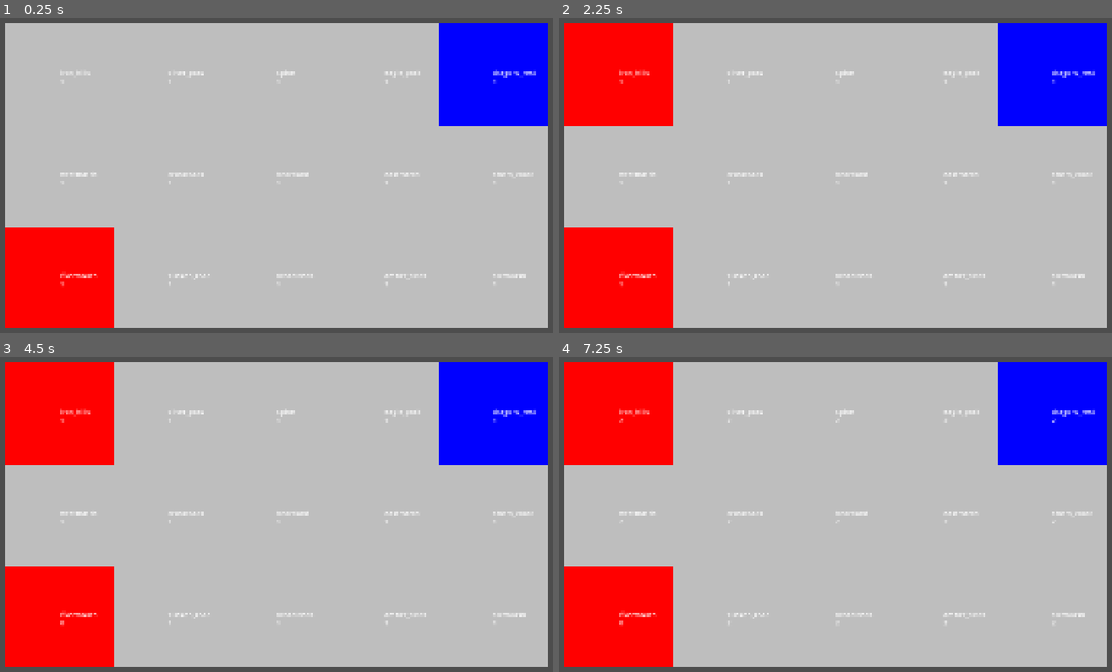
Above: before the commit, frames 1-4 (two rows, left to right).
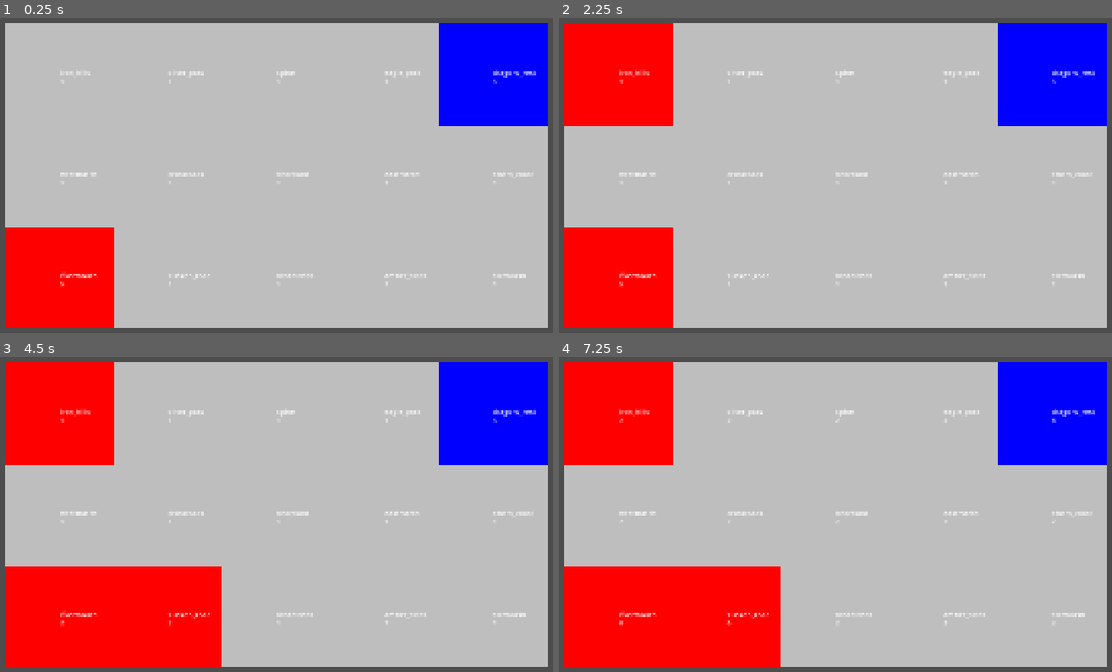
Above: after the commit, the same moments.

Repository: andrewydai/salient
Game: Godot game, scene res://scenes/main.tscn
Same seed, same stepped clock (60 frames per second), same inputs: the game is played once before the commit and once after it.
Inputs (mouse positions are in pixels of both pictures, inside the frame that each line leads up to):
- Up to frame 1 (0.25 s): no input
- Up to frame 2 (2.25 s): tap Enter at 0.5, 2 s; drag from (619, 74) to (835, 74) at 0.52 s; tap Space at 1.25 s; drag from (724, 74) to (946, 74) at 1.27 s; move the mouse to (835, 74) at 2.02 s; tap 1 at 2.1 s; click (835, 74) at 2.17 s
- Up to frame 3 (4.5 s): tap 4 at 2.3 s; tap Space at 2.75, 4.25 s; drag from (387, 413) to (165, 413) at 2.77 s; tap Enter at 3.5 s; drag from (492, 413) to (276, 413) at 3.52 s; drag from (60, 514) to (276, 413) at 4.27 s
- Up to frame 4 (7.25 s): move the mouse to (724, 514) at 5.02 s; tap 4 at 5.1 s; click (724, 514) at 5.17 s; drag from (835, 514) to (946, 413) at 5.77 s; drag from (946, 514) to (1051, 413) at 6.52 s

The runs differ from the first frame. In frame 1, less than 0.1% of the frame differs, in the area x 10-90%, y 20-86%; in frame 2, less than 0.1%; in frame 3, 6.2%, in the area x 10-90%, y 20-99%; in frame 4, 6.2%.

Commit message:
session 6

Diff:
--- a/autoloads/game_simulation.gd
+++ b/autoloads/game_simulation.gd
@@ -1,5 +1,6 @@
 extends Node
 
+# constants
 const PRODUCTION_TICK_INTERVAL: float = 5.0
 const PLAYER_ID_HUMAN: String = "player_1"
 const PLAYER_ID_AI: String = "player_2"
@@ -7,6 +8,8 @@
 const PLAYER_ID_NEUTRAL: String = "neutral"
 const ARMY_MOVE_SPEED: float = 0.5
 
+var _combat_resolver: CombatResolver
+
 # Cache: derived from map_data.territories for O(1) lookup. Rebuild if map_data changes.
 var territories : Dictionary = {} # territory_id -> TerritoryData
 
@@ -20,13 +23,13 @@
 # Production tick driver.
 var _production_timer: Timer
 
-func initialize(map_data: MapData) -> void:
+func initialize(map_data: MapData, combat_resolver: CombatResolver) -> void:
 	for territory in map_data.territories:
 		var init_owner: String = map_data.starting_positions.get(territory.id, PLAYER_ID_NEUTRAL)
 		territories[territory.id] = territory
 		territory_owner[territory.id] = init_owner
 		territory_garrison[territory.id] = {
-			TROOP_TYPE_INFANTRY: 1
+			TROOP_TYPE_INFANTRY: 5 if territory.id in map_data.starting_positions.keys() else 1
 		}
 		EventBus.territory_owner_changed.emit(territory.id, init_owner)
 		EventBus.garrison_changed.emit(territory.id, territory_garrison[territory.id])
@@ -40,12 +43,11 @@
 	_territory_graph = TerritoryGraph.new()
 	_territory_graph.build(map_data)
 
+	_combat_resolver = combat_resolver
+
 # --- Simulation logic (actively running processes) ---
 func _process(delta: float) -> void:
 	var arrived_armies: Array[Army] = []
-	# For each army (snapshot the keys — we may mutate armies during iteration):
-	#   - advance army.progress by some rate * delta
-	#   - if progress >= 1.0: _on_army_arrived_at_hop(army)
 	for army in armies.values():
 		army.progress += delta * ARMY_MOVE_SPEED
 		if army.progress >= 1.0:
@@ -53,15 +55,59 @@
 	for army in arrived_armies:
 		_on_army_arrived_at_hop(army)
 
+	# gather collisions
+	var edge_group_dict = {}
+	var collision_events = []
+	for army: Army in armies.values():
+		var edge_key = _edge_key(army.current_edge)
+		var edge_list : Array = edge_group_dict.get(edge_key, [])
+		var canon_pos = _canonical_position(army)
+		var is_reversed = canon_pos != army.progress
+
+		var collided_army = _find_collided_army(edge_list, canon_pos, is_reversed)
+		if collided_army != null:
+			collision_events.append({ 'army_1': army, 'army_2': collided_army })
+		edge_list.append({ 'army': army, 'pos': canon_pos, 'is_reversed': is_reversed })
+
+	# process collisions
+	for col_event in collision_events:
+		# if one of the armies is no longer there just continue
+		if not armies.has(col_event.army_1.id) or not armies.has(col_event.army_2.id):
+			continue
+		_resolve_edge_collision(col_event.army_1, col_event.army_2)
+
+
+func _resolve_edge_collision(a: Army, b: Army) -> void:
+	if a.owner_id != b.owner_id:
+		var ctx = CombatResolver.CombatContext.new()
+		ctx.armies = [a, b] as Array[Army]
+		var result = _combat_resolver.resolve_combat(ctx)
+		_apply_combat_result(ctx, result)
+	else:
+		_merge_armies(a, b)
+
+func _merge_armies(a: Army, b: Army) -> void:
+	var larger = a if _total_troops(a) >= _total_troops(b) else b
+	var smaller = b if larger == a else a
+	for troop_type in smaller.composition.keys():
+		larger.composition[troop_type] = larger.composition.get(troop_type, 0) + smaller.composition[troop_type]
+	EventBus.army_dissolved.emit(smaller.id)
+	armies.erase(smaller.id)
+
 func _on_army_arrived_at_hop(army: Army) -> void:
 	var cur_ter_id = army.current_edge[1]
 	var cur_ter_owner: String = territory_owner[cur_ter_id]
 	var dest_ter_id = army.path[-1]
 
 	if cur_ter_owner != army.owner_id:
-		#   - Next hop is an enemy territory → FIGHTING (Session 6 — for now, just print/skip)
-		#   - Edge contains an enemy army mid-edge → FIGHTING (Session 6 — also skip for now)
-		print('fight')
+		var ctx = CombatResolver.CombatContext.new()
+		var territory_fight = CombatResolver.TerritoryFight.new()
+		territory_fight.territory_id = cur_ter_id
+		territory_fight.garrison = get_garrison(cur_ter_id)
+		ctx.armies = [army] as Array[Army]
+		ctx.territory_fight = territory_fight
+		var result = _combat_resolver.resolve_combat(ctx)
+		_apply_combat_result(ctx, result)
 	else:
 		if cur_ter_id == dest_ter_id:
 			_dissolve_army_into_garrison(army)
@@ -160,3 +206,69 @@
 
 	armies[army.id] = army
 	EventBus.army_spawned.emit(army)
+
+func _apply_combat_result(combat_context: CombatResolver.CombatContext, combat_result: CombatResolver.CombatResult) -> void:
+	# resolve the effect on losers and retreaters, and identify the winning army
+	var winning_army_id = null
+	for army_id in combat_result.outcomes_by_army_id.keys():
+		var army_result = combat_result.outcomes_by_army_id[army_id]
+		if army_result == CombatResolver.CombatResult.Outcome.DEFEAT:
+			EventBus.army_dissolved.emit(army_id)
+			armies.erase(army_id)
+		elif army_result == CombatResolver.CombatResult.Outcome.WIN:
+			if winning_army_id != null:
+				push_warning("2 combat winners detected %s %s" % [winning_army_id, army_id])
+			else:
+				winning_army_id = army_id
+		elif army_result == CombatResolver.CombatResult.Outcome.RETREAT:
+			print("RETREAT UNIMPLEMENTED")
+
+	# resolve the winner's effects and the territory if it's there
+	if combat_context.territory_fight == null:
+		if winning_army_id == null:
+			push_warning("no winner found")
+		else:
+			var updated_troops = combat_result.updated_army_compositions[winning_army_id]
+			var winning_army: Army = armies[winning_army_id]
+			winning_army.composition = updated_troops.duplicate()
+	else:
+		if winning_army_id == null:
+			var territory_id = combat_context.territory_fight.territory_id
+			territory_garrison[territory_id] = combat_result.updated_territory_garrison.duplicate()
+			EventBus.garrison_changed.emit(territory_id, territory_garrison[territory_id])
+		else:
+			var updated_troops = combat_result.updated_army_compositions[winning_army_id]
+			var territory_id = combat_context.territory_fight.territory_id
+			var winning_army: Army = armies[winning_army_id]
+			territory_garrison[territory_id] = updated_troops
+			territory_owner[territory_id] = winning_army.owner_id
+			EventBus.army_dissolved.emit(winning_army_id)
+			armies.erase(winning_army_id)
+			EventBus.territory_owner_changed.emit(territory_id, winning_army.owner_id)
+			EventBus.garrison_changed.emit(territory_id, updated_troops)
+
+
+# --- Helpers ---
+func _total_troops(army: Army) -> int:
+	var sum = 0
+	for troop_count in army.composition.values():
+		sum += troop_count
+	return sum
+
+func _find_collided_army(edge_list: Array, cur_pos: float, is_reversed: bool):
+	for edge_obj in edge_list:
+		if (is_reversed and edge_obj.pos >= cur_pos and not edge_obj.is_reversed) \
+			or (not is_reversed and edge_obj.pos <= cur_pos and edge_obj.is_reversed):
+			return edge_obj.army
+	return null
+
+func _edge_key(edge: Array[String]) -> String:
+	var a = edge[0]
+	var b = edge[1]
+	return (a + "->" + b) if a < b else (b + "->" + a)
+
+func _canonical_position(army: Army) -> float:
+	var a = army.current_edge[0]
+	var b = army.current_edge[1]
+	# Forward = army's current_edge[0] < current_edge[1] (alphabetical)
+	return army.progress if a < b else (1.0 - army.progress)
--- /dev/null
+++ b/scripts/combat/attrition_combat_resolver.gd
@@ -0,0 +1,48 @@
+class_name AttritionCombatResolver
+extends CombatResolver
+
+# 1:1 attrition math.
+# Phase 1 binary combat: aggregate troops by owner side, subtract the smaller
+# total from both, build CombatResult with WIN/DEFEAT per participant.
+# Ignores territory_fight.garrison vs. armies asymmetry by treating garrison
+# as just another side.
+func resolve_combat(context: CombatContext) -> CombatResult:
+	var result = CombatResult.new()
+	var is_territory_fight = context.territory_fight != null
+	# assuming 1 on 1 combat for now and one troop type for now
+	var outcomes_by_army_id = {}
+	var updated_army_compositions = {}
+	if is_territory_fight:
+		var updated_territory_garrison = {}
+		var attacking_army = context.armies[0]
+		var attacking_army_count = attacking_army.composition[GameSimulation.TROOP_TYPE_INFANTRY]
+		var defending_army_count = context.territory_fight.garrison[GameSimulation.TROOP_TYPE_INFANTRY]
+		if attacking_army_count > defending_army_count:
+			outcomes_by_army_id[attacking_army.id] = result.Outcome.WIN
+			updated_territory_garrison[GameSimulation.TROOP_TYPE_INFANTRY] = 0
+			updated_army_compositions[attacking_army.id] = { GameSimulation.TROOP_TYPE_INFANTRY: attacking_army_count - defending_army_count }
+		else:
+			outcomes_by_army_id[attacking_army.id] = result.Outcome.DEFEAT
+			updated_territory_garrison[GameSimulation.TROOP_TYPE_INFANTRY] = defending_army_count - attacking_army_count
+			updated_army_compositions[attacking_army.id] = { GameSimulation.TROOP_TYPE_INFANTRY: 0 }
+		result.updated_territory_garrison = updated_territory_garrison
+	else:
+		var army_1 = context.armies[0]
+		var army_2 = context.armies[1]
+		var army_1_army_count = army_1.composition[GameSimulation.TROOP_TYPE_INFANTRY]
+		var army_2_army_count = army_2.composition[GameSimulation.TROOP_TYPE_INFANTRY]
+		if army_1_army_count > army_2_army_count:
+			outcomes_by_army_id[army_1.id] = result.Outcome.WIN
+			outcomes_by_army_id[army_2.id] = result.Outcome.DEFEAT
+			updated_army_compositions[army_1.id] = { GameSimulation.TROOP_TYPE_INFANTRY: army_1_army_count - army_2_army_count}
+			updated_army_compositions[army_2.id] = { GameSimulation.TROOP_TYPE_INFANTRY: 0 }
+		else:
+			outcomes_by_army_id[army_1.id] = result.Outcome.DEFEAT
+			outcomes_by_army_id[army_2.id] = result.Outcome.WIN
+			updated_army_compositions[army_1.id] = { GameSimulation.TROOP_TYPE_INFANTRY: 0 }
+			updated_army_compositions[army_2.id] = { GameSimulation.TROOP_TYPE_INFANTRY: army_2_army_count - army_1_army_count }
+
+	result.outcomes_by_army_id = outcomes_by_army_id
+	result.updated_army_compositions = updated_army_compositions
+
+	return result
--- /dev/null
+++ b/scripts/combat/combat_resolver.gd
@@ -0,0 +1,28 @@
+class_name CombatResolver
+extends RefCounted
+
+# ---------:- Data carriers (inner classes) ----------
+
+# Represents the territory side of a territory-arrival combat.
+# null on the context = edge combat (no territory involved).
+class TerritoryFight extends RefCounted:
+	var territory_id: String
+	var garrison: Dictionary  # TroopType (String) -> count (int)
+
+class CombatContext extends RefCounted:
+	var armies : Array[Army]
+	var territory_fight
+
+class CombatResult extends RefCounted:
+	enum Outcome { WIN, RETREAT, DEFEAT }
+	var outcomes_by_army_id: Dictionary       # army_id (String) -> Outcome
+	var updated_army_compositions: Dictionary # army_id (String) -> Dictionary[TroopType -> int]
+	var updated_territory_garrison            # Dictionary or null (mirrors context)
+
+# ---------- Strategy contract ----------
+
+# Abstract — subclasses must override.
+# GDScript has no real abstract keyword; we assert at call time.
+func resolve_combat(context: CombatContext) -> CombatResult:
+	push_error("CombatResolver.resolve_combat must be overridden")
+	return null
--- a/scripts/dev_keys.gd
+++ b/scripts/dev_keys.gd
@@ -18,6 +18,6 @@
 					GameSimulation.PLAYER_ID_HUMAN,       # issuer
 					"rivermouth_0_2",                     # from — player's starting territory
 					"sunken_road_1_2",                     # to — an adjacent neighbor
-					{GameSimulation.TROOP_TYPE_INFANTRY: 1},  # composition: 1 infantry
+					{GameSimulation.TROOP_TYPE_INFANTRY: 3},  # composition: 1 infantry
 				)
 				CommandBus.submit(cmd)
--- a/scripts/main.gd
+++ b/scripts/main.gd
@@ -5,4 +5,4 @@
 func _ready() -> void:
 	var map_data: MapData = preload("res://resources/map_data.tres")
 	map_renderer.initialize(map_data)
-	GameSimulation.initialize(map_data)
+	GameSimulation.initialize(map_data, AttritionCombatResolver.new())
Not shown, added: scripts/combat/attrition_combat_resolver.gd.uid
Not shown, added: scripts/combat/combat_resolver.gd.uid
Not shown, changed: rts-game-design.md
Not shown, changed: rts-session-brief.md
